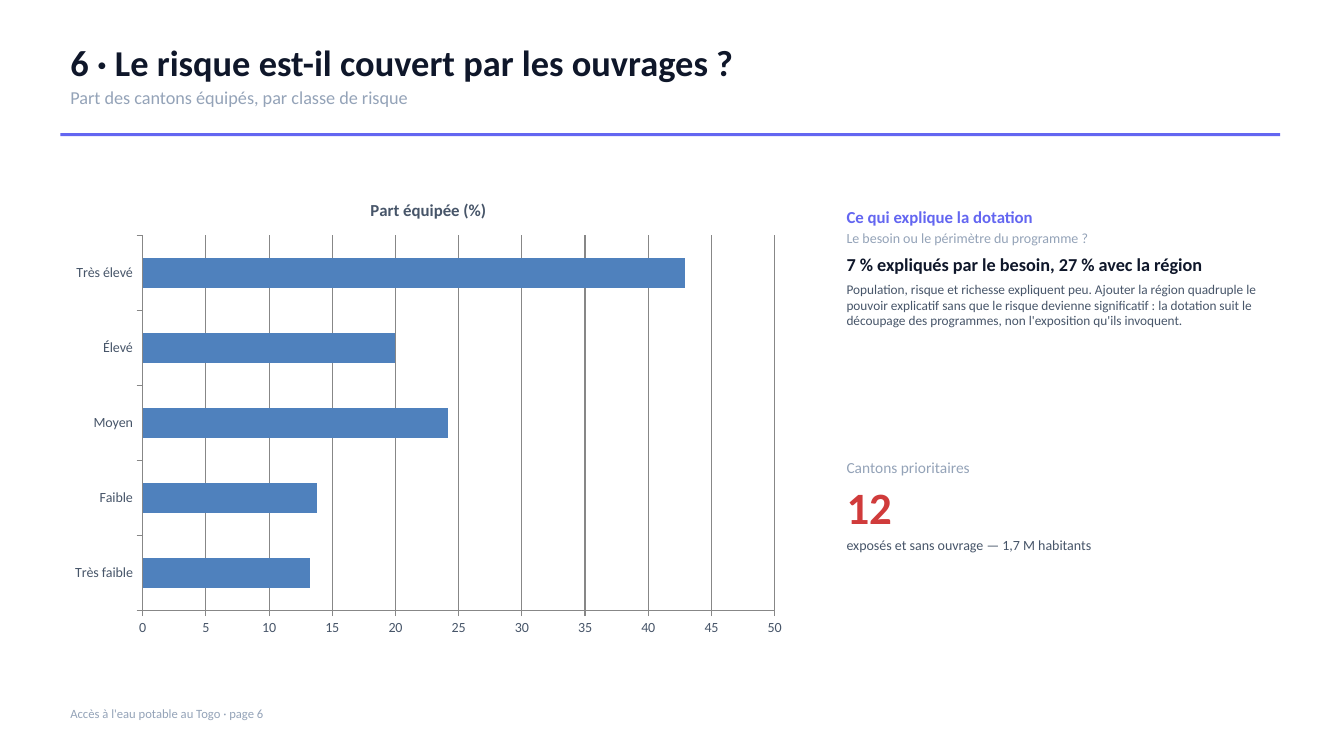
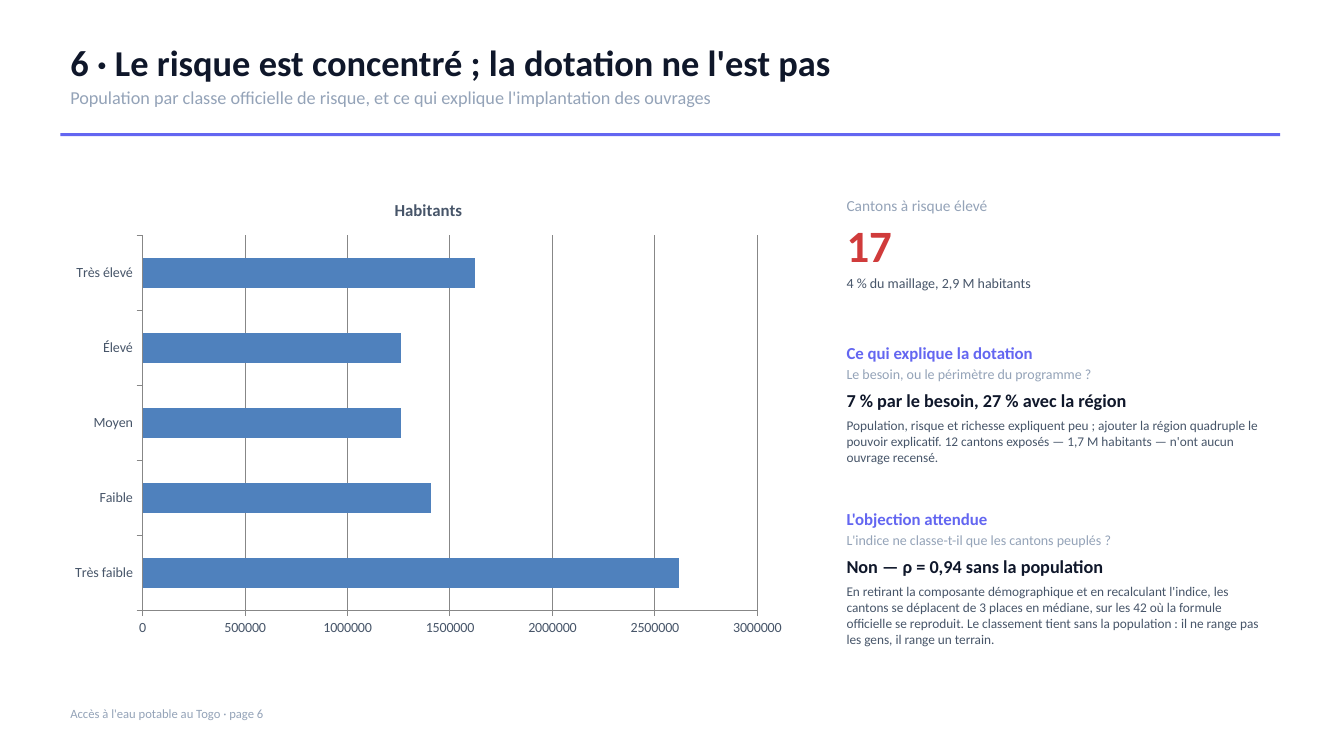
Before and after one commit to Bernardpip/data_lab_challenges, a slide deck: slide 6 of Togo-environnement-hydrolique/rapport/Togo_Eau_Assainissement_Rapport.pptx. Drawn at 1344x756 pixels with LibreOffice and Linux fonts; fonts in the diff are those of the drawing. Boxes give left, top, right and bottom in pixels: in the first picture for what was removed or moved away, otherwise in the second. Text is boxed around its words. In the diff, an @@ line names an element or a change of style, - is before the commit and + after.

```diff
--- a/Togo-environnement-hydrolique/rapport/Togo_Eau_Assainissement_Rapport.pptx
+++ b/Togo-environnement-hydrolique/rapport/Togo_Eau_Assainissement_Rapport.pptx
@@ text at (x1=70, y1=50, x2=830, y2=107): text changed @@
-6 · Le risque est-il couvert par les ouvrages ?
-Part des cantons équipés, par classe de risque
+6 · Le risque est concentré ; la dotation ne l'est pas
+Population par classe officielle de risque, et ce qui explique l'implantation des ouvrages
@@ bar chart at (x1=60, y1=181, x2=797, y2=645) @@
@@ title "Part équipée (%)" to "Habitants" @@
-Part équipée (%): 13, 14, 24, 20, 43
+Habitants: 2620000, 1410000, 1260000, 1260000, 1620000
@@ text added at (x1=847, y1=200, x2=1031, y2=291), 10 pt, text #475569 @@
+Cantons à risque élevé
+17
+4 % du maillage, 2,9 M habitants
@@ text "Ce qui explique la dotation" moved from (x1=847, y1=211, x2=1256, y2=328) to (x1=847, y1=347, x2=1258, y2=465) @@
@@ text at (x1=847, y1=369, x2=1258, y2=465): text changed @@
-Le besoin ou le périmètre du programme ?
-7 % expliqués par le besoin, 27 % avec la région
-Population, risque et richesse expliquent peu. Ajouter la région quadruple le pouvoir explicatif sans que le risque devienne significatif : la dotation suit le découpage des programmes, non l'exposition qu'ils invoquent.
+Le besoin, ou le périmètre du programme ?
+7 % par le besoin, 27 % avec la région
+Population, risque et richesse expliquent peu ; ajouter la région quadruple le pouvoir explicatif. 12 cantons exposés — 1,7 M habitants — n'ont aucun ouvrage recensé.
@@ text removed at (x1=847, y1=463, x2=1091, y2=553) @@
-Cantons prioritaires
-12
-exposés et sans ouvrage — 1,7 M habitants
@@ text added at (x1=847, y1=513, x2=1259, y2=647), 9.5 pt, text #475569 @@
+L'objection attendue
+L'indice ne classe-t-il que les cantons peuplés ?
+Non — ρ = 0,94 sans la population
+En retirant la composante démographique et en recalculant l'indice, les cantons se déplacent de 3 places en médiane, sur les 42 où la formule officielle se reproduit. Le classement tient sans la population : il ne range pas les gens, il range un terrain.
```
Also in this commit, not shown: 5 other slides changed, 3 slides added, 3 slides removed, 11 other files.
